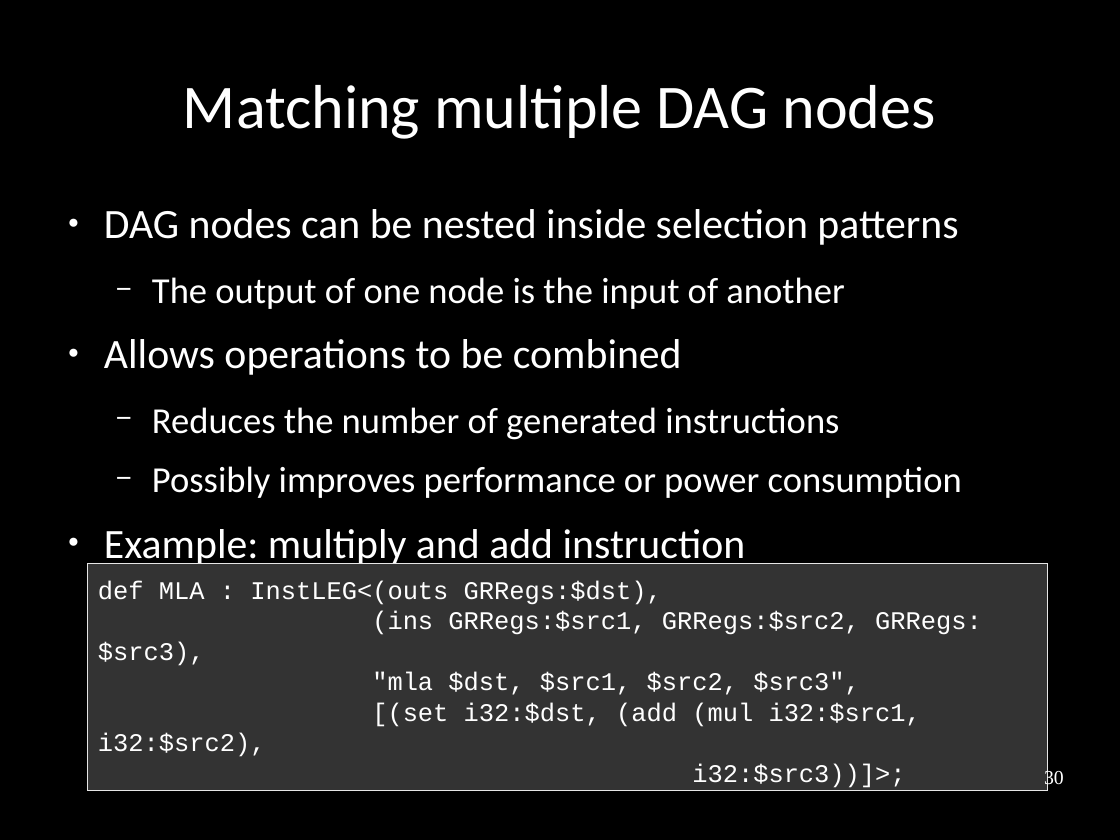
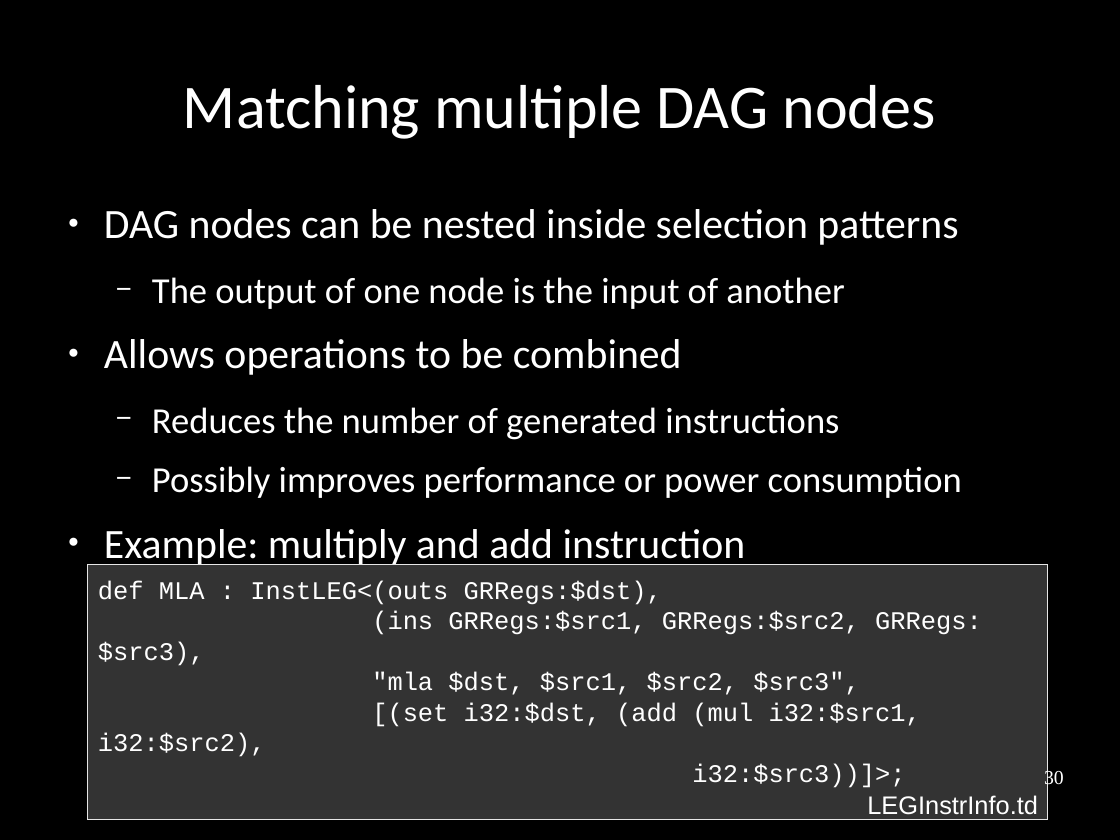
Before and after one commit to frasercrmck/llvm-leg, a slide deck: slide 30 of docs/Codeplay/Slides.odp. Drawn at 1120x840 pixels with LibreOffice and Linux fonts; fonts in the diff are those of the drawing. Boxes give left, top, right and bottom in pixels: in the first picture for what was removed or moved away, otherwise in the second. Text is boxed around its words. In the diff, an @@ line names an element or a change of style, - is before the commit and + after.

```diff
--- a/docs/Codeplay/Slides.odp
+++ b/docs/Codeplay/Slides.odp
@@ rectangle "def MLA : InstLEG<(outs GRRegs:$dst),": place and size @@
-rectangle "def MLA : InstLEG<(outs GRRegs:$dst)," at [88,564,1049,791]
+rectangle "def MLA : InstLEG<(outs GRRegs:$dst)," at [88,564,1049,820]
@@ text added at [867,795,1038,815], 18 pt, text #FFFFFF @@
+LEGInstrInfo.td
```
Also in this commit, not shown: 23 other slides changed.
